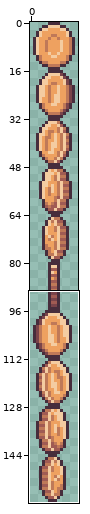
Sprite sheet -- up/coin.png. The picture above shows the old version from afar; the outline marks the close-up.
Close-up. Before:
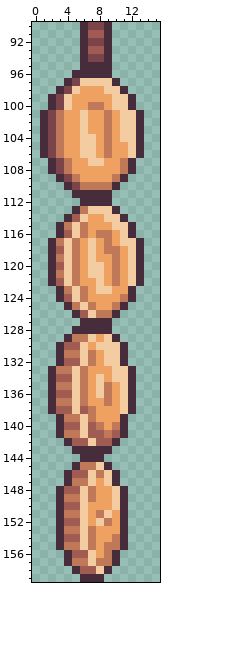
The file is 80x800 pixels, drawn in blocks of 5x5; one block is one cell here. Shown: x 0..15, y 90..159.
New version:
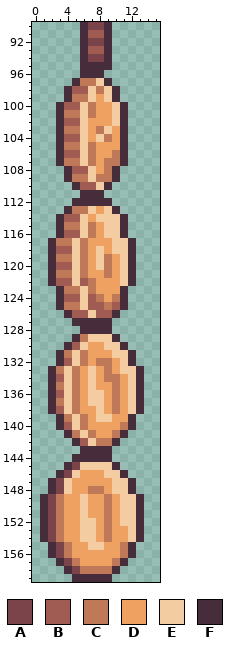
Palette (. is transparent): A #7a444a  B #a05b53  C #bf7958  D #eea160  E #f4cca1  F #472d3c
What changed:
Changed rows in their new state; - is an unchanged pixel.
first column x 1:
 96 ----.---.----
 97 ---.FCC-F.---
 98 --.FBBEC-F.--
 99 -..FCCE-EF..-
100 -.FBBE-D--F.-
101 ..FCC-C-DEF..
102 ..FBB---DEF..
103 ..FCC--CE-F..
104 ..FBB-DE--F..
105 ..FCC-C-D-F..
106 ..FBB-C-DCF..
107 -.F-CECDCCF.-
108 -..FBBE-CF..-
109 --.F-CECCF.--
110 ---.FBBEF.---
111 ----.---.----
112 ----F--------
113 ---FC--D-----
114 --FB---E-----
115 ----CEC-E-F.-
116 ----BECDEEF.-
117 ---CECD-DE-F.
118 ---BECDEDEEF.
119 ---CECDECDEF.
120 ---BECD-CDEF.
121 ---CECDDCDEF.
122 ---BEBCD-DEF.
123 ----CECDD-F.-
124 ----BEBC-CF.-
125 --FC--BBCB---
126 ---FB--BB----
127 ----F--------
128 ----.--------
129 ---.F--E-----
130 --.F---D-----
131 ----ECD-D-EF-
132 ----ECDCCDEF-
133 ---ECDE-CD-EF
134 ---ECDEDCCDEF
135 ---ECDEDDCDEF
136 ---ECDE-DCDEF
137 ---ECDEEDCDEF
138 ---ECDDE-CDEF
139 ----ECDEE-DF-
140 ----ECDD-DCF-
141 --.F--CDDC---
142 ---.F--CC----
143 ----.--------
144 ----F---F----
145 ---FAEE-EF---
146 --FAEDDD-EF--
147 -FAEDDD-DEEF-
148 -FAEDD-C--EF-
149 FACDD-D-CDEEF
150 FACDD---CDEEF
151 FACDD--DC-EEF
152 FACDD-ED--EEF
153 FACDD-E-C-DEF
154 FACDD-E-CDDEF
155 -FA-DDEEDDCF-
156 -FACDDD-DDCF-
157 --FA-DDDDCF--
158 ---FACCCCF---
159 ----F---F----
Pixel boxes of the changes (left, top, right, bottom) in both close-ups:
changed: (40, 70, 144, 582)
